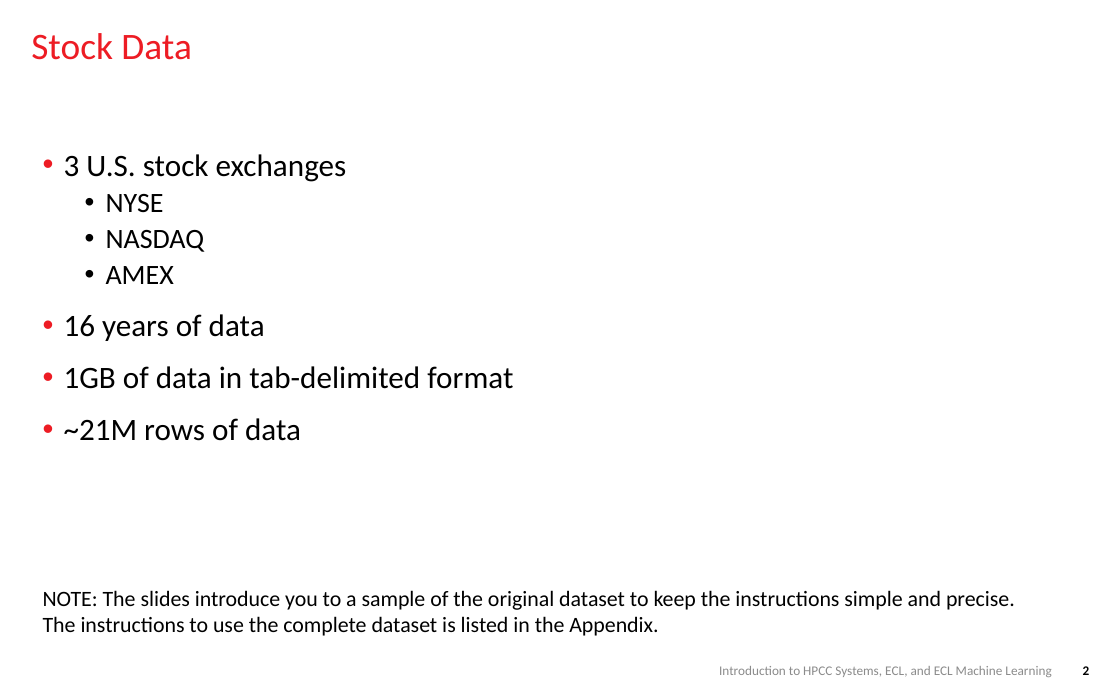
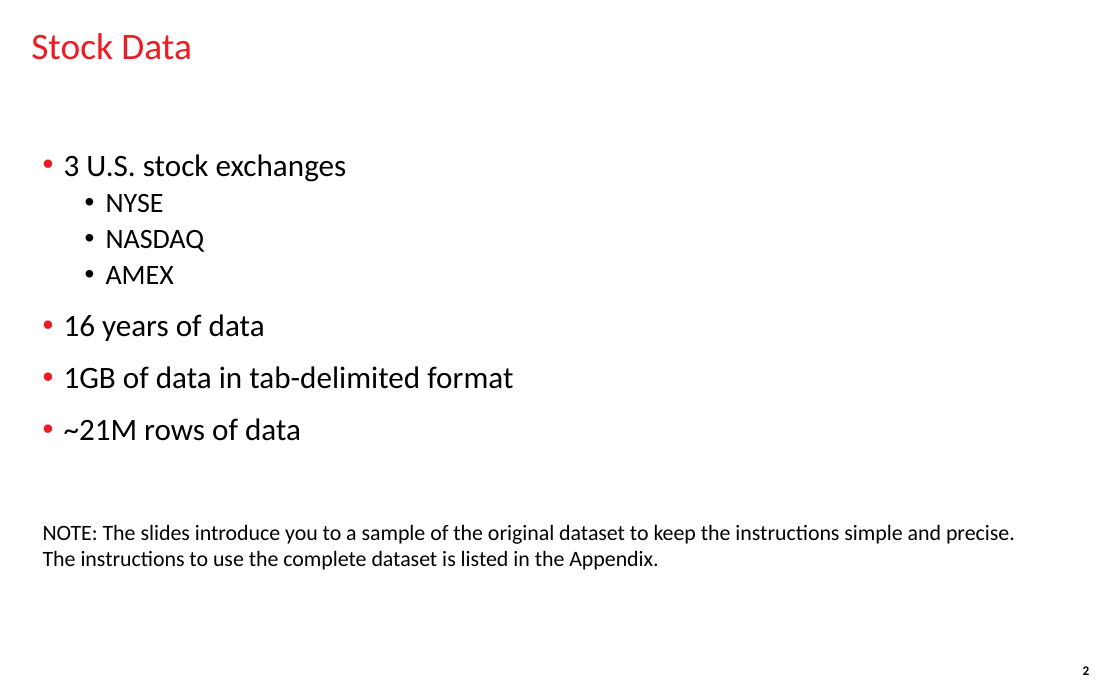
Before and after one commit to hpcc-systems/HPCC-ECL-Training, a slide deck: slide 2 of StockTrade/ppt/StockTrade_slides.pptx. Drawn at 1120x700 pixels with LibreOffice and Linux fonts; fonts in the diff are those of the drawing; background and template pictures are left out. Boxes give left, top, right and bottom in pixels: in the first picture for what was removed or moved away, otherwise in the second. Text is boxed around its words. In the diff, an @@ line names an element or a change of style, - is before the commit and + after.

Commit message:
StockTrade README

```diff
--- a/StockTrade/ppt/StockTrade_slides.pptx
+++ b/StockTrade/ppt/StockTrade_slides.pptx
@@ text "NOTE: The slides introduce you ...": place and size @@
-text "NOTE: The slides introduce you ..." at bbox=[43, 590, 1015, 636]
+text "NOTE: The slides introduce you ..." at bbox=[43, 524, 1015, 570]
@@ text removed at bbox=[719, 666, 1051, 677] @@
-Introduction to HPCC Systems, ECL, and ECL Machine Learning
```
Also in this commit, not shown: 2 other slides changed, 10 other files.
